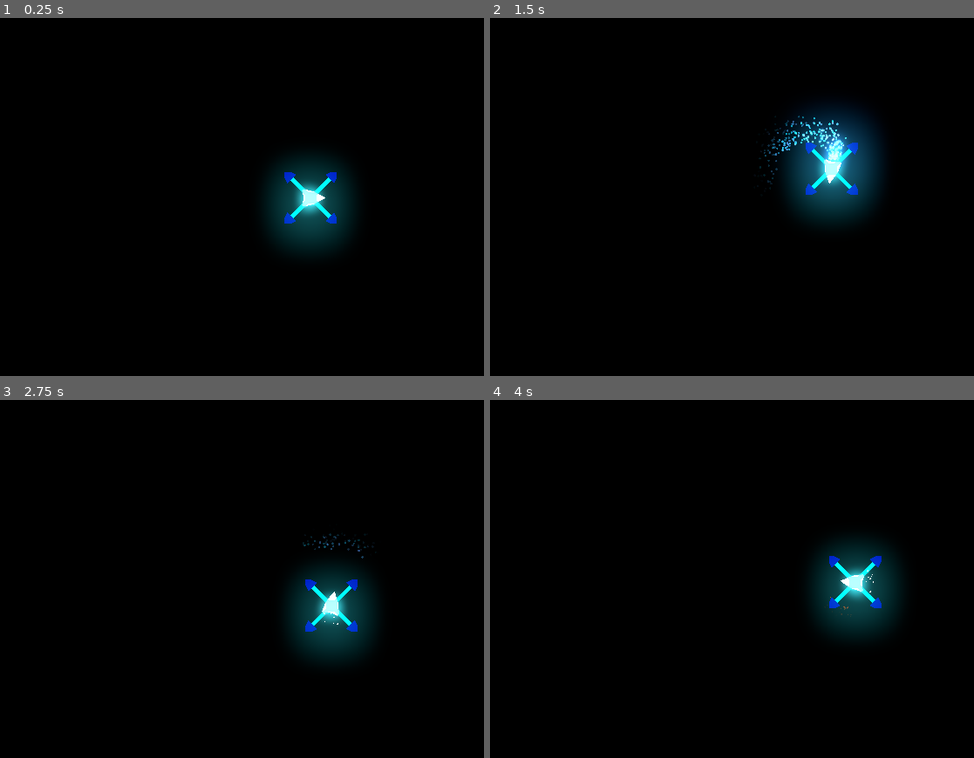
Above: before the commit, frames 1-4 (two rows, left to right).
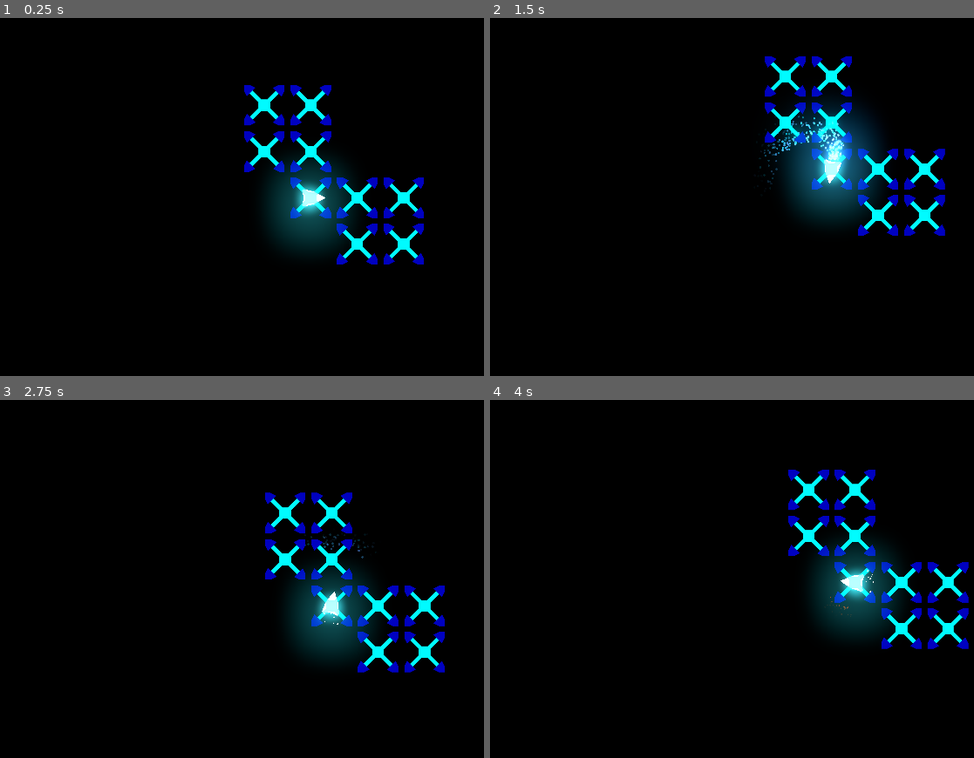
Above: after the commit, the same moments.

Repository: Insta-x/boost-racer
Game: Godot game, scene res://Src/Game.tscn
The game is run twice, just before and just after one commit, with the same random seed, the same clock (stepped at 60 frames per second) and the same inputs. This scene is started directly instead of the project's main scene.
Inputs:
- Up to frame 1 (0.25 s): no input
- Up to frame 2 (1.5 s): tap Enter at 0.5 s; hold D (turn_right) 0.53-1.28 s; hold Shift (boost) 0.53-1.28 s; hold Space (brake) from 1.28 s (still down); tap Shift (boost) at 1.35 s
- Up to frame 3 (2.75 s): release Space (brake) at 2.03 s; hold D (turn_right) from 2.03 s (still down); hold Shift (boost) from 2.03 s (still down)
- Up to frame 4 (4 s): release D (turn_right) at 2.78 s; release Shift (boost) at 2.78 s; hold W (thrust) 2.78-3.53 s; tap Shift (boost) at 2.85 s; hold A (turn_left) from 3.53 s (still down); hold Shift (boost) from 3.53 s (still down)

The runs differ from the first frame. In frame 1, 3.4% of the frame differs, in the area x 50-88%, y 18-69%; in frame 2, 3.5%, in the area x 56-95%, y 10-61%; in frame 3, 3.4%; in frame 4, 3.4%.

Commit message:
Start positions

Diff:
--- a/Src/Game.tscn
+++ b/Src/Game.tscn
@@ -17,7 +17,7 @@
 position = Vector2( -14, 0 )
 
 [node name="GameCamera" parent="." instance=ExtResource( 9 )]
-position = Vector2( 128, 8832 )
+position = Vector2( -192, 9216 )
 current = true
 following = NodePath("../GameWorld/PlayerRacer")
 
--- a/Src/GameWorld.tscn
+++ b/Src/GameWorld.tscn
@@ -10,7 +10,7 @@
 collision_mask = 3
 
 [node name="CollisionPolygon2D" type="CollisionPolygon2D" parent="OuterWall"]
-polygon = PoolVector2Array( 0, 8960, -64, 9024, -64, -576, 14144, -576, 14144, 9984, 4736, 9920, 3840, 9024, 0, 9024, 0, 8960, 3008, 8960, 3072, 8896, 3840, 8896, 4736, 9792, 5504, 9792, 6400, 8896, 7744, 8896, 8640, 8000, 8832, 8000, 9472, 8640, 12672, 8640, 13184, 8128, 14080, 8128, 14080, 5120, 13376, 4416, 13376, 3456, 14080, 2752, 14080, 2432, 13504, 1856, 13504, -64, 11520, -64, 11520, 2112, 8448, 2112, 8448, -256, 7232, -256, 5952, 1024, 3840, 1024, 3840, 320, 3008, -512, 512, -512, 0, 0 )
+polygon = PoolVector2Array( -640, 9088, -640, 9024, -64, 8448, -64, -576, 14144, -576, 14144, 9984, 4736, 9920, 3840, 9024, 640, 9024, 0, 9664, -64, 9664, 640, 8960, 3008, 8960, 3072, 8896, 3840, 8896, 4736, 9792, 5504, 9792, 6400, 8896, 7744, 8896, 8640, 8000, 8832, 8000, 9472, 8640, 12672, 8640, 13184, 8128, 14080, 8128, 14080, 5120, 13376, 4416, 13376, 3456, 14080, 2752, 14080, 2432, 13504, 1856, 13504, -64, 11520, -64, 11520, 2112, 8448, 2112, 8448, -256, 7232, -256, 5952, 1024, 3840, 1024, 3840, 320, 3008, -512, 512, -512, 0, 0, 0, 8448, -576, 9024, 0, 9600, -64, 9664 )
 __meta__ = {
 "_edit_lock_": true
 }
@@ -32,7 +32,7 @@
 
 [node name="CollisionPolygon2D4" type="CollisionPolygon2D" parent="Wall"]
 position = Vector2( 512, 3136 )
-polygon = PoolVector2Array( -128, 5184, -128, 2240, 448, 2816, 1984, 2816, 3008, 3904, 1152, 3904 )
+polygon = PoolVector2Array( -128, 5056, -128, 2240, 448, 2816, 1984, 2816, 3008, 3904, 1024, 3904 )
 
 [node name="CollisionPolygon2D5" type="CollisionPolygon2D" parent="Wall"]
 position = Vector2( 1024, 3776 )
@@ -99,7 +99,7 @@
 polygon = PoolVector2Array( 1920, 1728, 3072, 1728, 3072, 640, 7040, 640, 7040, 512, 1664, 512, 1664, 704, 1920, 704 )
 
 [node name="PlayerRacer" parent="." instance=ExtResource( 2 )]
-position = Vector2( 128, 8832 )
+position = Vector2( -192, 9216 )
 
 [node name="FinishArea2D" parent="." instance=ExtResource( 4 )]
 position = Vector2( 13504, -64 )
@@ -110,5 +110,29 @@
 "_edit_lock_": true
 }
 
-[node name="Polygon2D2" parent="." instance=ExtResource( 1 )]
-position = Vector2( 128, 8832 )
+[node name="RacerLock" parent="." instance=ExtResource( 1 )]
+position = Vector2( 64, 9216 )
+
+[node name="RacerLock2" parent="." instance=ExtResource( 1 )]
+position = Vector2( -192, 8960 )
+
+[node name="RacerLock3" parent="." instance=ExtResource( 1 )]
+position = Vector2( 64, 9344 )
+
+[node name="RacerLock4" parent="." instance=ExtResource( 1 )]
+position = Vector2( -64, 9344 )
+
+[node name="RacerLock5" parent="." instance=ExtResource( 1 )]
+position = Vector2( -64, 9216 )
+
+[node name="RacerLock6" parent="." instance=ExtResource( 1 )]
+position = Vector2( -320, 8960 )
+
+[node name="RacerLock7" parent="." instance=ExtResource( 1 )]
+position = Vector2( -192, 9088 )
+
+[node name="RacerLock8" parent="." instance=ExtResource( 1 )]
+position = Vector2( -192, 9216 )
+
+[node name="RacerLock9" parent="." instance=ExtResource( 1 )]
+position = Vector2( -320, 9088 )
--- a/Src/RaceComponents/RacerLock.tscn
+++ b/Src/RaceComponents/RacerLock.tscn
@@ -2,26 +2,27 @@
 
 [ext_resource path="res://Src/RaceComponents/RacerLock.gd" type="Script" id=1]
 
-[node name="Polygon2D" type="Polygon2D"]
+[node name="RacerLock" type="Polygon2D"]
 color = Color( 0, 1.86, 2, 0.5 )
-polygon = PoolVector2Array( -56, 64, -8, 16, 8, 16, 56, 64, 64, 56, 16, 8, 16, -8, 64, -56, 56, -64, 8, -16, -8, -16, -56, -64, -64, -56, -16, -8, -16, 8, -64, 56 )
+polygon = PoolVector2Array( -32, 40, -8, 16, 8, 16, 32, 40, 40, 32, 16, 8, 16, -8, 40, -32, 32, -40, 8, -16, -8, -16, -32, -40, -40, -32, -16, -8, -16, 8, -40, 32 )
 script = ExtResource( 1 )
 
 [node name="Polygon2D" type="Polygon2D" parent="."]
+position = Vector2( 16, -16 )
 color = Color( 0, 0.0431373, 0.670588, 1 )
 polygon = PoolVector2Array( -72, 56, -72, 72, -56, 72, -40, 64, -64, 40 )
 
 [node name="Polygon2D2" type="Polygon2D" parent="."]
-position = Vector2( 112, -112 )
+position = Vector2( 96, -96 )
 color = Color( 0, 0.0431373, 0.670588, 1 )
 polygon = PoolVector2Array( -72, 48, -48, 72, -40, 56, -40, 40, -56, 40 )
 
 [node name="Polygon2D3" type="Polygon2D" parent="."]
-position = Vector2( 0, -112 )
+position = Vector2( 16, -96 )
 color = Color( 0, 0.0431373, 0.670588, 1 )
 polygon = PoolVector2Array( -72, 56, -64, 72, -40, 48, -56, 40, -72, 40 )
 
 [node name="Polygon2D4" type="Polygon2D" parent="."]
-position = Vector2( 96, 0 )
+position = Vector2( 80, -16 )
 color = Color( 0, 0.0431373, 0.670588, 1 )
 polygon = PoolVector2Array( -56, 64, -40, 72, -24, 72, -24, 56, -32, 40 )
